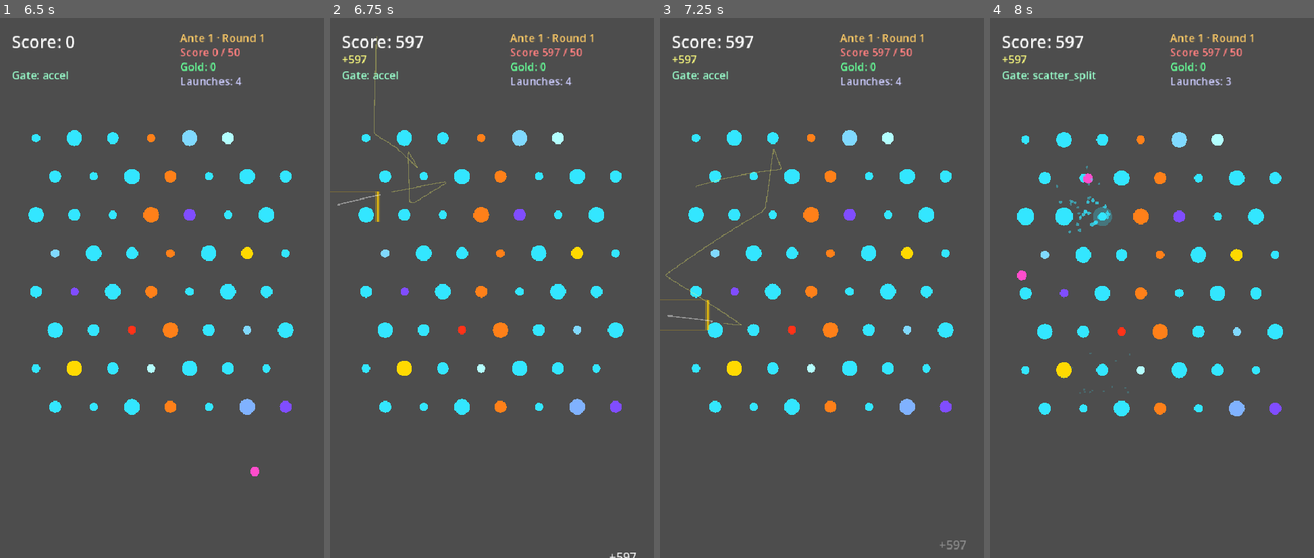
Above: before the commit, frames 1-4 (left to right).
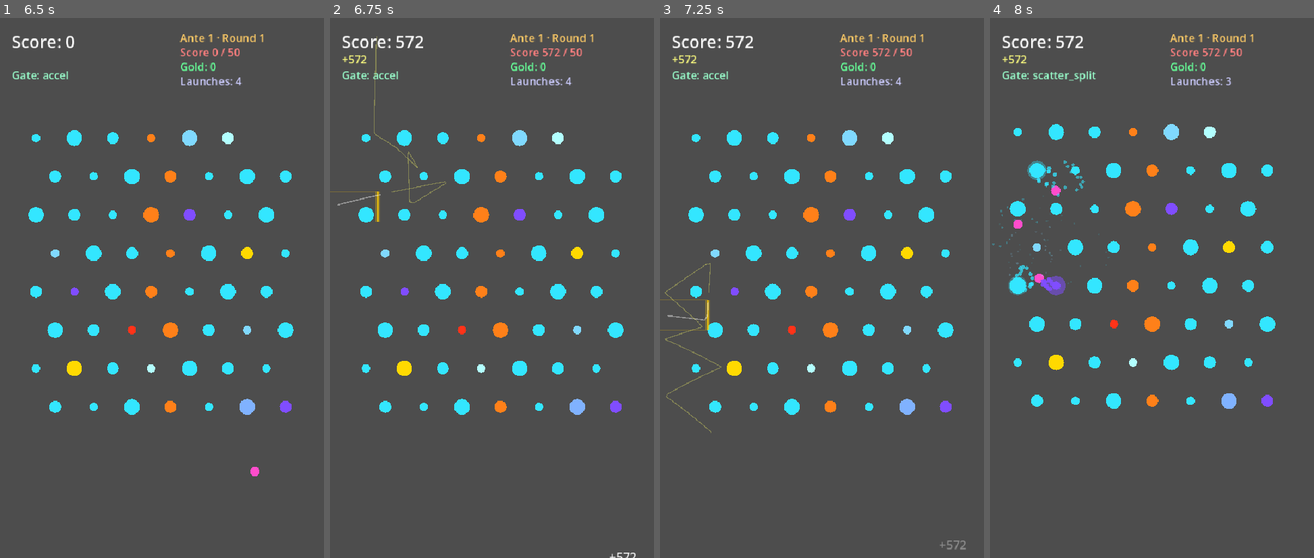
Above: after the commit, the same moments.

Repository: GencyZ/NeonPinball
Game: Godot game, scene res://scenes/main_menu.tscn
The game is run twice, just before and just after one commit, with the same random seed, the same clock (stepped at 60 frames per second) and the same inputs.
Inputs (mouse positions are in pixels of both pictures, inside the frame that each line leads up to):
- Up to frame 1 (6.5 s): click "Start Run" at 0.5 s; tap Enter at 1.25, 3.5, 5 s; move the mouse to (233, 261) at 1.27 s; hold Shift 1.28-2 s; click (233, 261) at 1.42 s; tap Space at 1.52, 2, 4.25, 4.52, 5.75 s; drag from (97, 315) to (145, 396) at 2.02 s; move the mouse to (194, 169) at 2.77 s; tap Ctrl at 2.85 s; click (194, 169) at 2.92 s; drag from (145, 396) to (64, 207) at 3.52 s; move the mouse to (259, 369) at 4.27 s; tap Tab at 4.35 s; click (259, 369) at 4.42 s; drag from (64, 207) to (113, 153) at 5.02 s; move the mouse to (178, 288) at 5.77 s; tap 2 at 5.85 s; click (178, 288) at 5.92 s
- Up to frame 2 (6.75 s): drag from (443, 153) to (427, 315) at 6.52 s
- Up to frame 3 (7.25 s): no input
- Up to frame 4 (8 s): move the mouse to (1223, 261) at 7.27 s; tap 4 at 7.35 s; click (1223, 261) at 7.42 s; tap Space at 7.52 s

Frame 1 is identical in both runs. In frame 2, 0.1% of the frame differs, in the area x 7-95%, y 3-100%; in frame 3, 0.6%; in frame 4, 7.9%, in the area x 0-91%, y 3-74%.

Commit message:
fix: peg_grid use array index not peg id; clear stale events after sim rebuild
PegGrid stored peg[&"id"] (original seq number) which becomes out-of-bounds
after BOMB/JACKPOT/LIFE/POISON erase pegs and shift array indices. Fix: store
loop index i instead. Also call _events.resize(_event_cursor+1) whenever sim
is rebuilt so pre-computed events with old indices are discarded.

Co-Authored-By: Claude Sonnet 4.6 <noreply@anthropic.com>

Diff:
--- a/game/sim/peg_grid.gd
+++ b/game/sim/peg_grid.gd
@@ -13,10 +13,11 @@
 	_cells.resize(_cols * _rows)
 	for i in _cells.size():
 		_cells[i] = []
-	for peg in pegs:
+	for i in pegs.size():
+		var peg: Dictionary = pegs[i]
 		var cx := clampi(int((peg[&"pos"].x - rect.position.x) / cell_size), 0, _cols - 1)
 		var cy := clampi(int((peg[&"pos"].y - rect.position.y) / cell_size), 0, _rows - 1)
-		_cells[cy * _cols + cx].append(peg[&"id"])
+		_cells[cy * _cols + cx].append(i)  # 存数组下标，而非 peg[&"id"]
 
 # 返回 center 附近 radius 范围格子内的 peg_id，按 id 升序（保证确定性遍历）。
 func query_near(center: Vector2, radius: float) -> Array[int]:
--- a/game/view/board_view.gd
+++ b/game/view/board_view.gd
@@ -274,17 +274,20 @@
 								_flashes.append({&"pos": hit_peg[&"pos"], &"ttl": 0.4, &"max_ttl": 0.4, &"color": Color(1.0, 0.9, 0.0)})
 								if hit_type.one_shot:
 									_pegs.erase(hit_peg); _sim = _make_sim(_pegs)
+									_events.resize(_event_cursor + 1)
 							PegType.Behavior.LIFE:
 								RunMan.state[&"launches_left"] += 1
 								_sync_hud()
 								_score_peg(hit_peg)
 								if hit_type.one_shot:
 									_pegs.erase(hit_peg); _sim = _make_sim(_pegs)
+									_events.resize(_event_cursor + 1)
 							PegType.Behavior.POISON:
 								_score_peg(hit_peg)
 								_trigger_poison(hit_peg)
 								if hit_type.one_shot:
 									_pegs.erase(hit_peg); _sim = _make_sim(_pegs)
+									_events.resize(_event_cursor + 1)
 							PegType.Behavior.PORTAL:
 								_trigger_portal(hit_peg, e[&"pos"])
 							PegType.Behavior.MAGNET:
@@ -542,6 +545,8 @@
 	for peg in to_remove:
 		_pegs.erase(peg)
 	_sim = _make_sim(_pegs)
+	# 清除旧 sim 预计算的事件（下标已失效），让下一帧用新 sim 重新生成
+	_events.resize(_event_cursor + 1)
 	_juice.on_peg_hit(bomb_peg[&"pos"], Color(1.0, 0.4, 0.1), true)
 
 func _trigger_freeze(freeze_peg: Dictionary) -> void:
